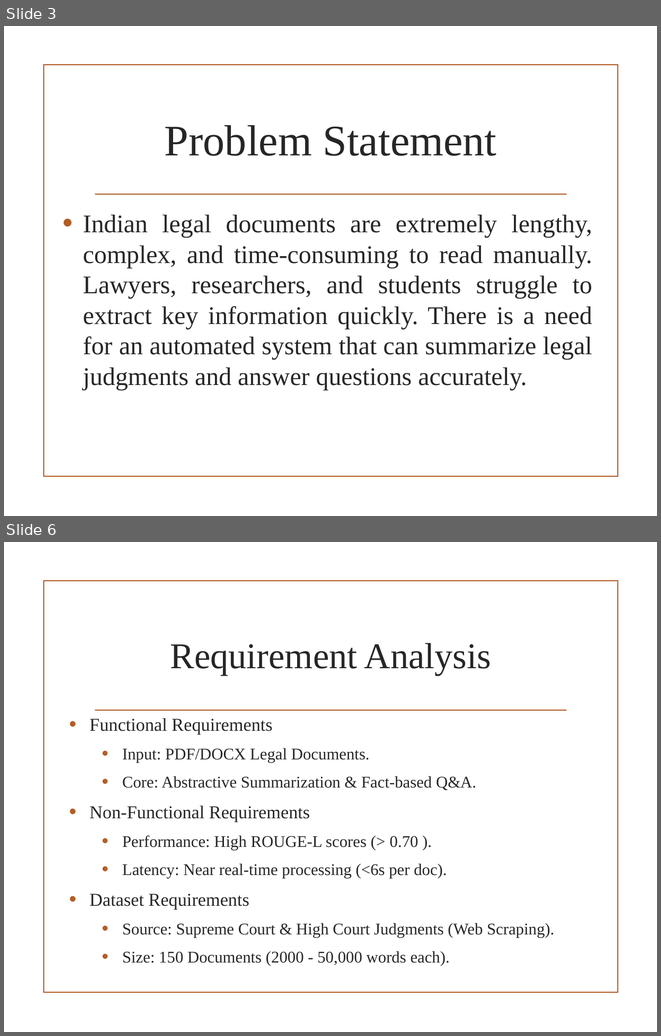
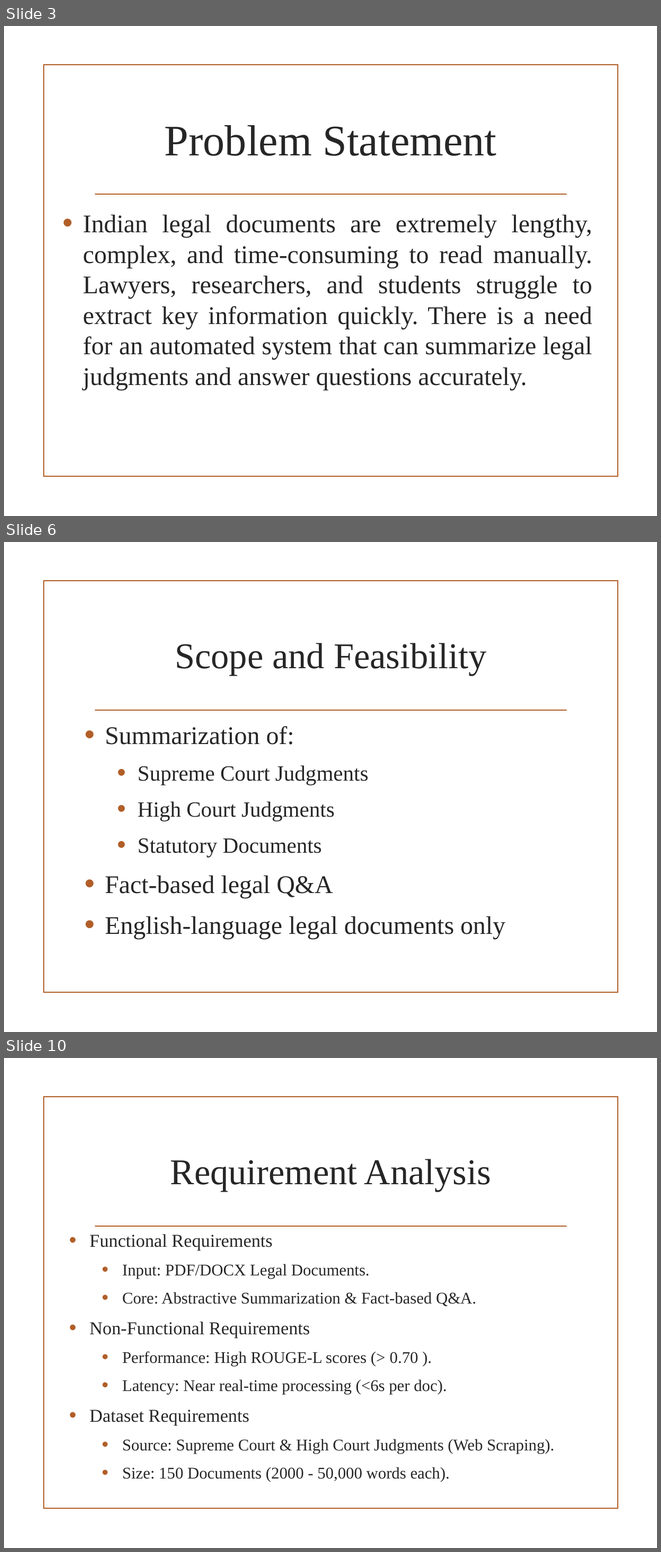
Before and after one commit to VedantKale106/B.Tech-Project-Files, a slide deck: PPT Review 1.pptx. Shown one above the other, each under a label of ours: slides 3 and 6 before the commit, slides 3, 6 and 10 after it; the slides between them are not shown. The pictures are 661x1036 and 661x1552 pixels, drawn with LibreOffice and Linux fonts; fonts in the diff are those of the drawing; background and template pictures are left out. Boxes give left, top, right and bottom in pixels: in the first picture for what was removed or moved away, otherwise in the second. Text is boxed around its words. In the diff, an @@ line names an element or a change of style, - is before the commit and + after.

```diff
--- a/PPT Review 1.pptx
+++ b/PPT Review 1.pptx
@@ slide 6 added at bbox=[4, 542, 657, 1032], background picture (left out); not listed: 2 template elements that a slide beside it also shows @@
@@ title added at bbox=[175, 643, 487, 676], 40 pt, text #262626 @@
+Scope and Feasibility
@@ text added at bbox=[105, 726, 505, 939], 28 pt, text #262626 @@
+• Summarization of:
+  • Supreme Court Judgments
+  • High Court Judgments
+  • Statutory Documents
+• Fact-based legal Q&A
+• English-language legal documents only
@@ what was slide 6 is now slide 10 @@
```
Also in this commit, not shown: 6 slides changed, 6 other slides added, 2 slides removed.
